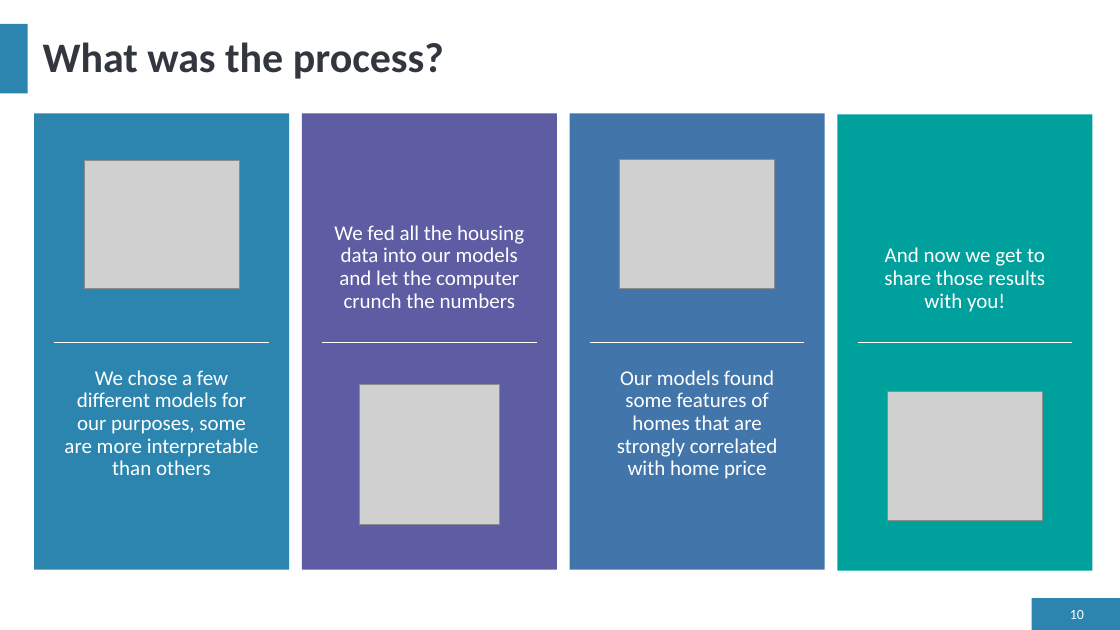
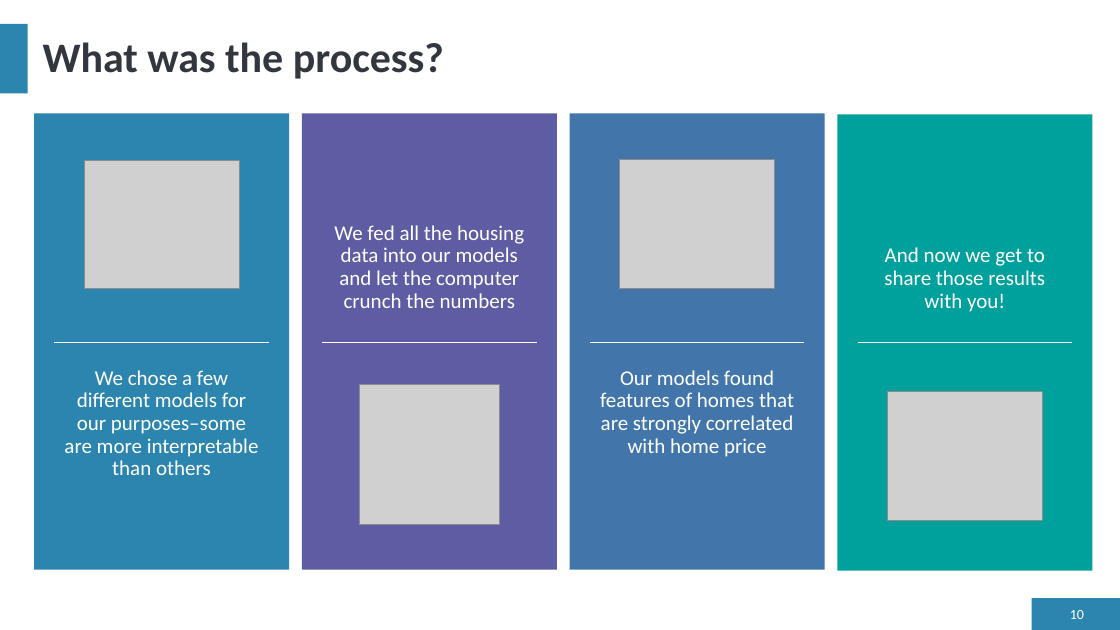
Before and after one commit to EricHeidbreder/GA_projects, a slide deck: slide 10 of projects/project_2-master/Ames-Housing-presentation.pptm. Drawn at 1120x630 pixels with LibreOffice and Linux fonts; fonts in the diff are those of the drawing; grey boxes stand for pictures. Boxes give left, top, right and bottom in pixels: in the first picture for what was removed or moved away, otherwise in the second. Text is boxed around its words. In the diff, an @@ line names an element or a change of style, - is before the commit and + after.

```diff
--- a/projects/project_2-master/Ames-Housing-presentation.pptm
+++ b/projects/project_2-master/Ames-Housing-presentation.pptm
@@ text at (64, 370, 259, 475): text changed @@
-We chose a few different models for our purposes, some are more interpretable than others
+We chose a few different models for our purposes–some are more interpretable than others
@@ text at (600, 370, 794, 457): text changed @@
-Our models found some features of homes that are strongly correlated with home price
+Our models found features of homes that are strongly correlated with home price
```
Also in this commit, not shown: 1 other slide changed, 1 other file.
